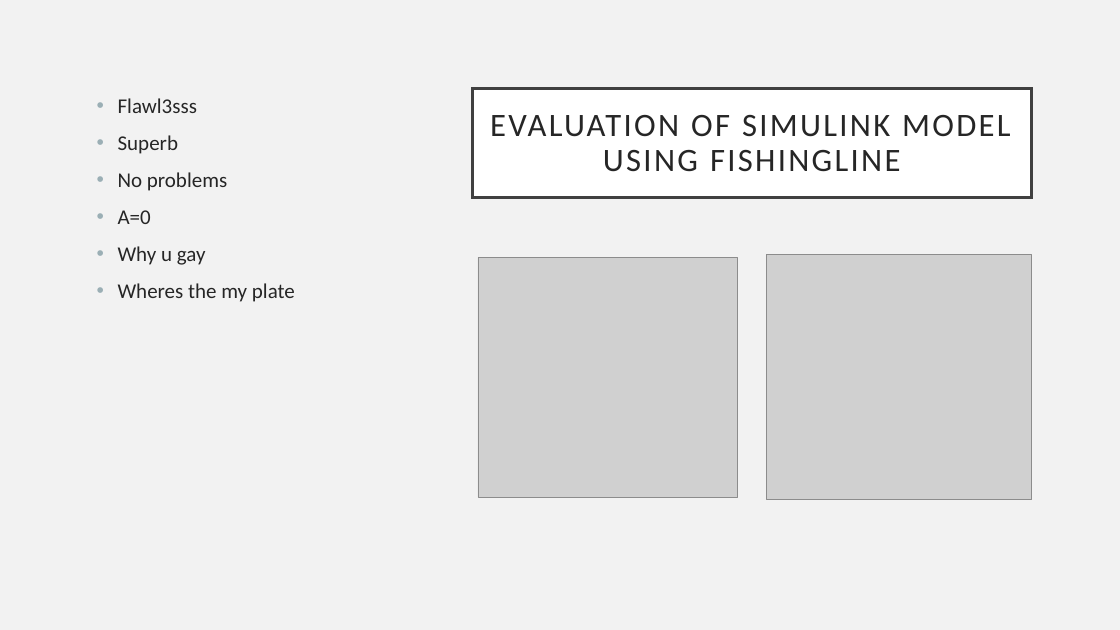
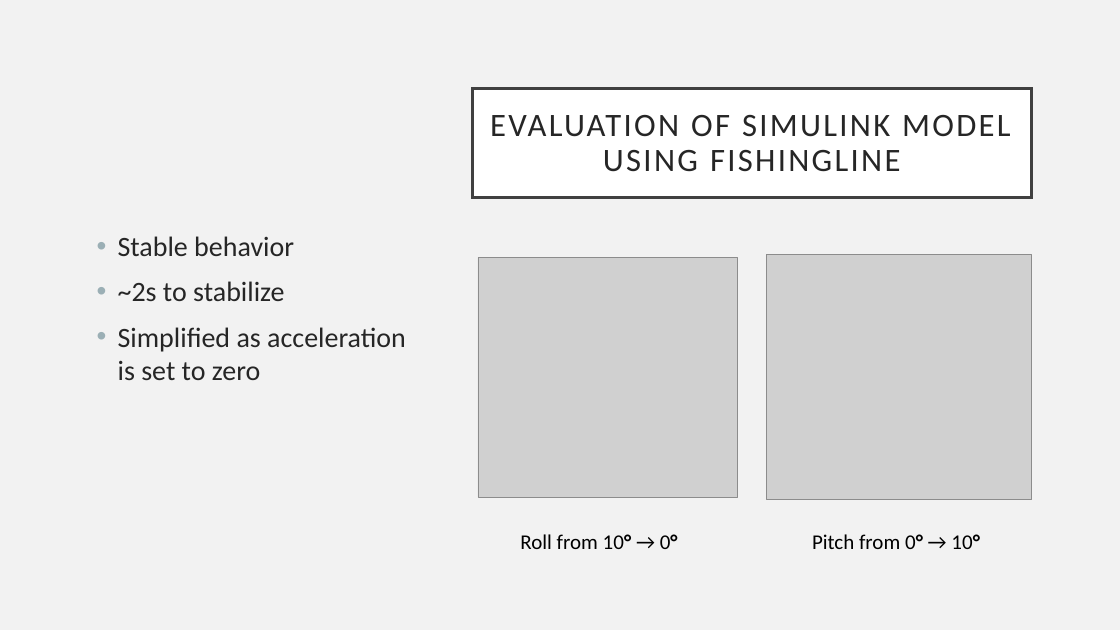
Before and after one commit to jonherz/quadcopter_g22, a slide deck: slide 7 of project_presentation/project_presentation.pptx. Drawn at 1120x630 pixels with LibreOffice and Linux fonts; fonts in the diff are those of the drawing; grey boxes stand for pictures. Boxes give left, top, right and bottom in pixels: in the first picture for what was removed or moved away, otherwise in the second. Text is boxed around its words. In the diff, an @@ line names an element or a change of style, - is before the commit and + after.

```diff
--- a/project_presentation/project_presentation.pptx
+++ b/project_presentation/project_presentation.pptx
@@ text at [118, 236, 406, 380]: text changed; size 18 to 24 pt @@
-• Flawl3sss
-• Superb
-• No problems
-• A=0
-• Why u gay
-• Wheres the my plate
+• Stable behavior
+• ~2s to stabilize
+• Simplified as acceleration is set to zero
@@ text added at [520, 534, 678, 549], 18 pt, text #000000 @@
+Roll from 10° → 0°
@@ text added at [812, 534, 979, 549], 18 pt, text #000000 @@
+Pitch from 0° → 10°
```
Also in this commit, not shown: 2 other slides changed, 1 slide added.
